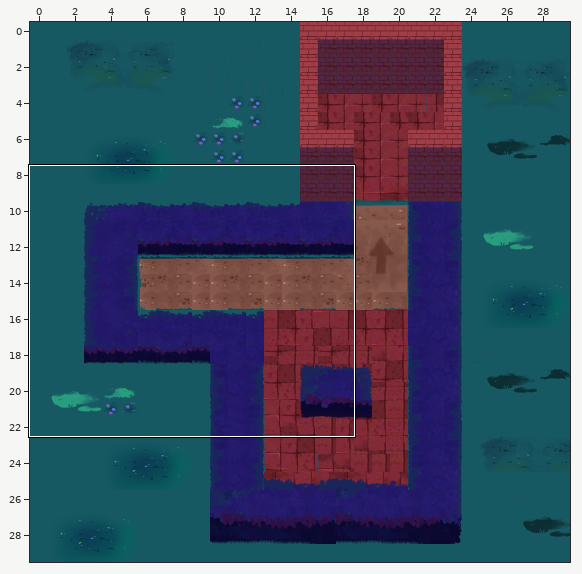
Level history. Tiled map: assets/maps/Tutorial4.tmx. The picture above shows the old version from afar; the outline marks the close-up.
Close-up. As it was:
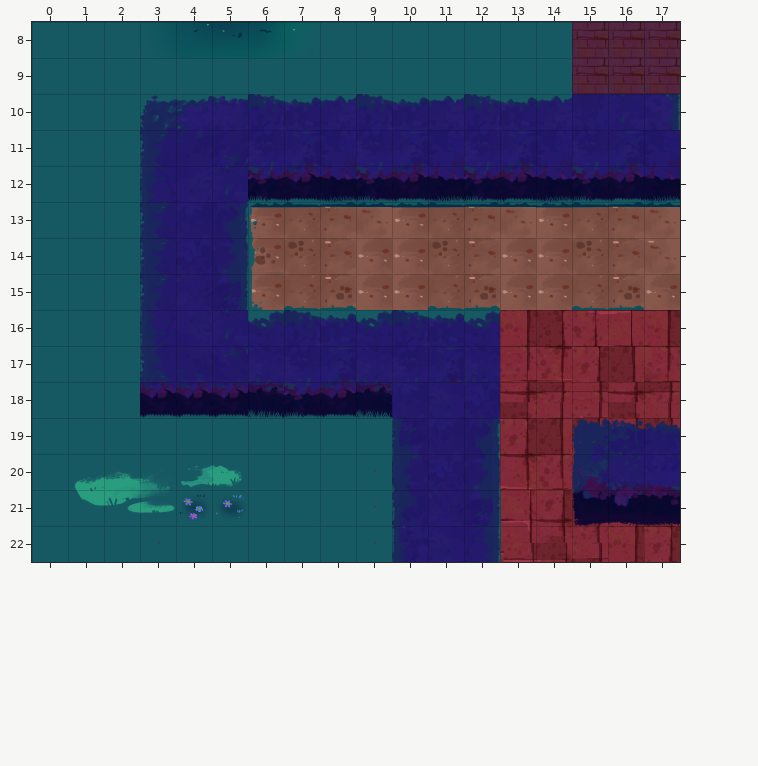
Cells are 128x128 px. Shown: x 0..17, y 8..22. The commit also changed other parts of the map, which this record leaves out.
The same view after the edit:
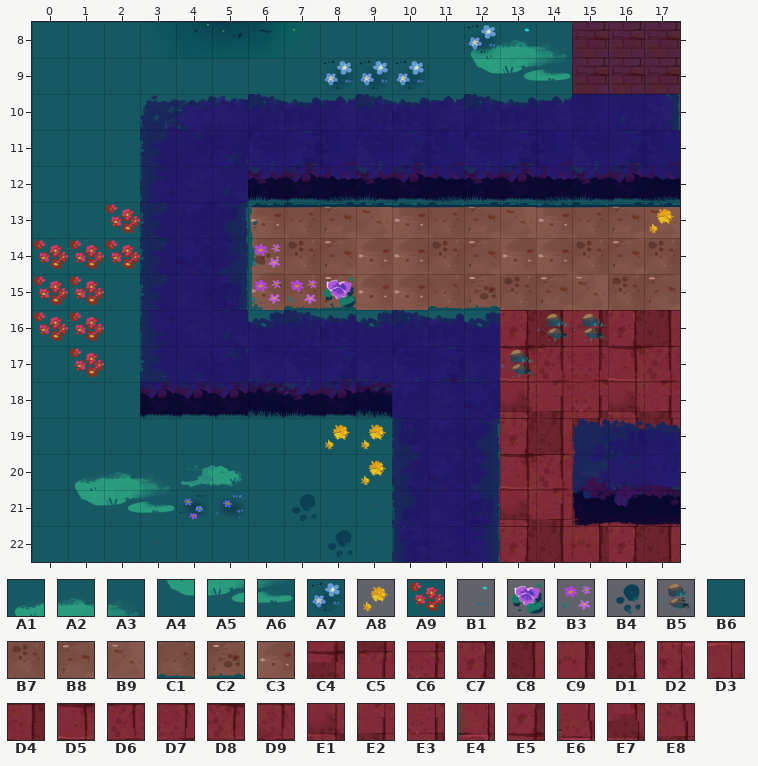
Key: from "decorations": A1 0, A2 1, A3 2, A4 12, A5 13, A6 14; from "decorations-2": A7 41, A8 44, A9 53, B1 54, B2 58, B3 66, B4 99, B5 104; from "path-1": B6 138; from "path-2": B7 151, B8 152, B9 153, C1 166, C2 167; from "path-3": C3 164; from "walls-2": C4 91, C5 92, C6 93, C7 106, C8 107, C9 108, D1 109, D2 110, D3 111, D4 112, D5 121, D6 122, D7 123, D8 124, D9 127, E1 136, E2 137, E3 138, E4 150, E5 151, E6 165, E7 166, E8 167.
__ is an empty cell.
Tiles of an added or newly shown layer are drawn over the layers below it.
See-through tiles are keyed as they look on the map.
What changed:
Layer "ground":
The author changed tile B6 to tile A1 in row 8 at x 12.
The author changed tile B6 to tile A2 in row 8 at x 13.
The author changed tile B6 to tile A3 in row 8 at x 14.
The author changed tile B6 to tile A4 in row 9 at x 12.
The author changed tile B6 to tile A5 in row 9 at x 13.
The author changed tile B6 to tile A6 in row 9 at x 14.
The author changed tile B9 to tile B7 in row 14 at x 17.
The author changed tile C2 to tile B7 in row 15 at x 16.
The author changed tile C3 to tile B7 in row 15 at x 13.
The author changed tile C3 to tile B8 in row 15 at x 14 and 17.
The author changed tile C1 to tile B9 in row 15 at x 15.
The author changed tile C9 to tile C7 in row 16 at x 13; in row 22 at x 16.
The author changed tile D3 to tile C7 in row 16 at x 16.
The author changed tile E6 to tile C7 in row 22 at x 13.
The author changed tile C7 to tile C8 in row 22 at x 17.
The author changed tile D1 to tile C8 in row 16 at x 14.
The author changed tile D4 to tile C8 in row 16 at x 17.
The author changed tile E7 to tile C8 in row 22 at x 14.
The author changed tile D2 to tile C9 in row 16 at x 15.
The author changed tile E8 to tile C9 in row 22 at x 15.
The author changed tile C8 to tile D5 in row 17 at x 16.
The author changed tile D7 to tile D5 in row 17 at x 13.
The author changed tile D8 to tile D6 in row 17 at x 14.
The author changed tile D9 to tile D6 in row 17 at x 17.
The author changed tile C7 to tile D7 in row 17 at x 15.
The author changed tile C4 to tile E1 in row 18 at x 13 and 16.
The author changed tile E4 to tile E1 in row 21 at x 13.
The author changed tile C5 to tile E2 in row 18 at x 14 and 17.
The author changed tile E5 to tile E2 in row 21 at x 14.
The author changed tile C6 to tile E3 in row 18 at x 15.
Layer "decoration" (added):
Tile A7 now appears in row 8 at x 12; in row 9 at x 8 to 10.
Tile A8 now appears in row 13 at x 17; in row 19 at x 8 to 9; in row 20 at x 9.
Tile A9 now appears in row 13 at x 2; in row 14 at x 0 to 2; in rows 15 to 16 at x 0 to 1; in row 17 at x 1.
Tile B1 now appears in row 8 at x 13.
Tile B2 now appears in row 15 at x 8.
Tile B3 now appears in row 14 at x 6; in row 15 at x 6 to 7.
Tile B4 now appears in row 21 at x 7; in row 22 at x 8.
Tile B5 now appears in row 16 at x 14 to 15; in row 17 at x 13.
Pixel boxes of the changes (left, top, right, bottom) in both close-ups:
changed: (467, 24, 571, 81)
added: (323, 60, 426, 90)
added: (33, 204, 140, 378)
changed: (500, 208, 680, 418)
added: (252, 243, 356, 308)
added: (325, 424, 386, 486)
added: (292, 494, 353, 558)
changed: (500, 490, 680, 562)
